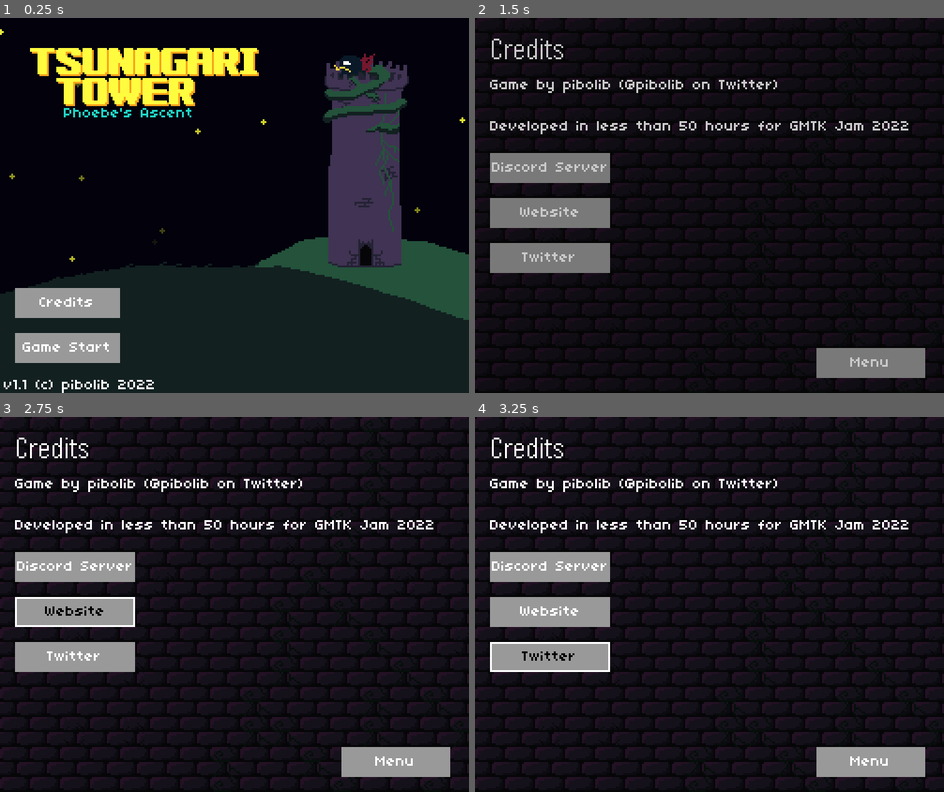
Above: before the commit, frames 1-4 (two rows, left to right).
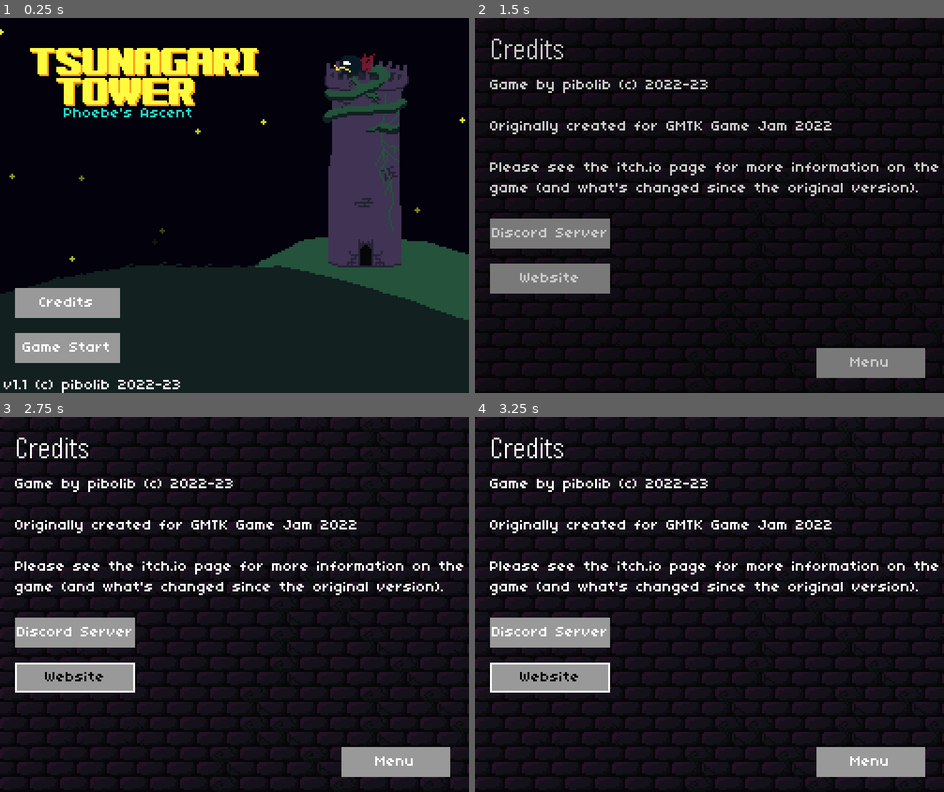
Above: after the commit, the same moments.

Repository: pibolib/tsunagari-tower
Game: Godot game, scene res://scene/menus/TitleScreen.tscn
Same seed, same stepped clock (60 frames per second), same inputs: the game is played once before the commit and once after it.
Inputs (mouse positions are in pixels of both pictures, inside the frame that each line leads up to):
- Up to frame 1 (0.25 s): no input
- Up to frame 2 (1.5 s): click "Credits" at 0.5 s; click "Menu" at 1.25 s
- Up to frame 3 (2.75 s): click "Website" at 2 s
- Up to frame 4 (3.25 s): click (550, 657) at 2.75 s, where only the run before the commit has a clickable "Twitter"

The runs differ from the first frame. In frame 1, less than 0.1% of the frame differs, in the area x 33-39%, y 96-99%; in frame 2, 9.4%; in frame 3, 9.6%; in frame 4, 9.7%, in the area x 3-99%, y 16-74%.

Commit message:
final commit

Diff:
--- a/project.godot
+++ b/project.godot
@@ -82,7 +82,8 @@
 }
 action_debug_die={
 "deadzone": 0.5,
-"events": [  ]
+"events": [ Object(InputEventKey,"resource_local_to_scene":false,"resource_name":"","device":0,"alt":false,"shift":false,"control":false,"meta":false,"command":false,"pressed":false,"scancode":0,"physical_scancode":16777247,"unicode":0,"echo":false,"script":null)
+ ]
 }
 action_debug_menu={
 "deadzone": 0.5,
--- a/scene/global/Global.gd
+++ b/scene/global/Global.gd
@@ -325,12 +325,13 @@
 	elif $BGM.stream != bgm_list[current_bgm]:
 		$BGM.volume_db = 0
 		$BGM.stream = bgm_list[current_bgm]
+		#print(current_bgm)
 	if !$BGM.playing and current_bgm != -1:
 		$BGM.play()
 
 func change():
 	var _scenechange = get_tree().change_scene_to(load(to_scene))
-	print(Global.stage)
+	#print(Global.stage)
 
 
 func _on_SetStage_pressed():
--- a/scene/maingame/Game.gd
+++ b/scene/maingame/Game.gd
@@ -127,7 +127,7 @@
 		gameactive = true
 	else:
 		if gameactive:
-			if Global.stage != 10 or extra_stage_phase == 2:
+			if extra_stage_phase == 2:
 				Global.current_bgm = -1
 				gameactive = false
 			if hp <= 0:
@@ -319,7 +319,7 @@
 		elif event.is_action_pressed("action_place_piece") and control_timer <= 0:
 			place_piece(nextpos)
 		elif event.is_action_pressed("action_debug_die"):
-			enemydamage = 999
+			playerdamage = 999
 
 func update_shadows():
 	$Playfield/FieldShadows.clear()
--- a/scene/menus/Credits-Main.gd
+++ b/scene/menus/Credits-Main.gd
@@ -4,10 +4,7 @@
 	Global.to_scene = "res://scene/menus/TitleScreen.tscn"
 
 func _on_Discord_pressed():
-	OS.shell_open("https://discord.gg/fvfHqEQEF7")
+	OS.shell_open("https://discord.gg/pPVncFZW8v")
 
 func _on_Website_pressed():
 	OS.shell_open("https://www.pibolib.xyz/")
-
-func _on_Twitter_pressed():
-	OS.shell_open("https://twitter.com/pibolib")
--- a/scene/menus/Credits-Main.tscn
+++ b/scene/menus/Credits-Main.tscn
@@ -95,16 +95,16 @@
 [node name="Victory2" type="Label" parent="."]
 margin_left = 8.0
 margin_top = 32.0
-margin_right = 162.0
-margin_bottom = 55.0
+margin_right = 191.0
+margin_bottom = 63.0
 theme = ExtResource( 4 )
 custom_fonts/font = SubResource( 4 )
-text = "Game by pibolib (@pibolib on Twitter)
+text = "Game by pibolib (c) 2022-23
 
-Developed in less than 50 hours for GMTK Jam 2022"
-__meta__ = {
-"_edit_use_anchors_": false
-}
+Originally created for GMTK Game Jam 2022
+
+Please see the itch.io page for more information on the
+game (and what's changed since the original version)."
 
 [node name="XP" type="Label" parent="."]
 margin_left = 8.0
@@ -131,9 +131,9 @@
 
 [node name="Discord" type="Button" parent="."]
 margin_left = 8.0
-margin_top = 72.0
+margin_top = 107.0
 margin_right = 72.0
-margin_bottom = 88.0
+margin_bottom = 123.0
 theme = ExtResource( 4 )
 custom_fonts/font = SubResource( 2 )
 shortcut_in_tooltip = false
@@ -144,9 +144,9 @@
 
 [node name="Website" type="Button" parent="."]
 margin_left = 8.0
-margin_top = 96.0
+margin_top = 131.0
 margin_right = 72.0
-margin_bottom = 112.0
+margin_bottom = 147.0
 theme = ExtResource( 4 )
 custom_fonts/font = SubResource( 2 )
 shortcut_in_tooltip = false
@@ -155,17 +155,4 @@
 "_edit_use_anchors_": false
 }
 
-[node name="Twitter" type="Button" parent="."]
-margin_left = 8.0
-margin_top = 120.0
-margin_right = 72.0
-margin_bottom = 136.0
-theme = ExtResource( 4 )
-custom_fonts/font = SubResource( 2 )
-shortcut_in_tooltip = false
-text = "Twitter"
-__meta__ = {
-"_edit_use_anchors_": false
-}
-
 [connection signal="pressed" from="Menu" to="." method="_on_Menu_pressed"]
--- a/scene/menus/Credits.tscn
+++ b/scene/menus/Credits.tscn
@@ -101,12 +101,7 @@
 custom_fonts/font = SubResource( 4 )
 text = "Thanks for playing!
 
-Game by pibolib (@pibolib on Twitter)
-
-Developed in less than 50 hours for GMTK Jam 2022"
-__meta__ = {
-"_edit_use_anchors_": false
-}
+Game by pibolib"
 
 [node name="XP" type="Label" parent="."]
 margin_left = 8.0
@@ -158,17 +153,6 @@
 "_edit_use_anchors_": false
 }
 
-[node name="Twitter" type="Button" parent="."]
-margin_left = 8.0
-margin_top = 144.0
-margin_right = 72.0
-margin_bottom = 160.0
-theme = ExtResource( 3 )
-custom_fonts/font = SubResource( 2 )
-shortcut_in_tooltip = false
-text = "Twitter"
-__meta__ = {
-"_edit_use_anchors_": false
-}
-
 [connection signal="pressed" from="Menu" to="." method="_on_Menu_pressed"]
+[connection signal="pressed" from="Discord" to="." method="_on_Discord_pressed"]
+[connection signal="pressed" from="Website" to="." method="_on_Website_pressed"]
--- a/scene/menus/GameOver.gd
+++ b/scene/menus/GameOver.gd
@@ -1,6 +1,7 @@
 extends Node2D
 
 func _ready():
+	Global.current_bgm = 3
 	$XP.text = "Total XP: "+String(Global.totalxp)
 	$Stage.text = "Stage: "+String(Global.stage)
 	$Ending.text = "Ending: ???"
@@ -41,19 +42,16 @@
 	"ATK_DMG_MOD": 1,
 	}
 
-
-func _on_Discord_pressed():
-	OS.shell_open("https://discord.gg/fvfHqEQEF7")
-
-func _on_Website_pressed():
-	OS.shell_open("https://www.pibolib.xyz/")
-
-func _on_Twitter_pressed():
-	OS.shell_open("https://twitter.com/pibolib")
-
-
 func _on_Continue_pressed():
 	$Continue.disabled = true
 	Global.to_scene = "res://scene/maingame/Game.tscn"
 	Global.continue_count += 1
 	Global.current_bgm = -1
+
+
+func _on_Discord_pressed():
+	OS.shell_open("https://discord.gg/pPVncFZW8v")
+
+
+func _on_Website_pressed():
+	OS.shell_open("https://www.pibolib.xyz")
--- a/scene/menus/TitleScreen.tscn
+++ b/scene/menus/TitleScreen.tscn
@@ -93,9 +93,6 @@
 theme = ExtResource( 4 )
 custom_fonts/font = SubResource( 3 )
 text = "Credits"
-__meta__ = {
-"_edit_use_anchors_": false
-}
 
 [node name="DamageDiceLabel" type="Label" parent="Node2D"]
 margin_left = 2.0
@@ -105,7 +102,7 @@
 grow_horizontal = 2
 theme = ExtResource( 4 )
 custom_fonts/font = SubResource( 4 )
-text = "v1.1 (c) pibolib 2022"
+text = "v1.1 (c) pibolib 2022-23"
 
 [connection signal="pressed" from="Node2D/Button" to="." method="_on_Button_pressed"]
 [connection signal="pressed" from="Node2D/Credits" to="." method="_on_Credits_pressed"]
Not shown, changed: asset/bgm/battle4.ogg.import
Not shown, changed: export_presets.cfg
Not shown, changed: asset/bgm/battle4.ogg
